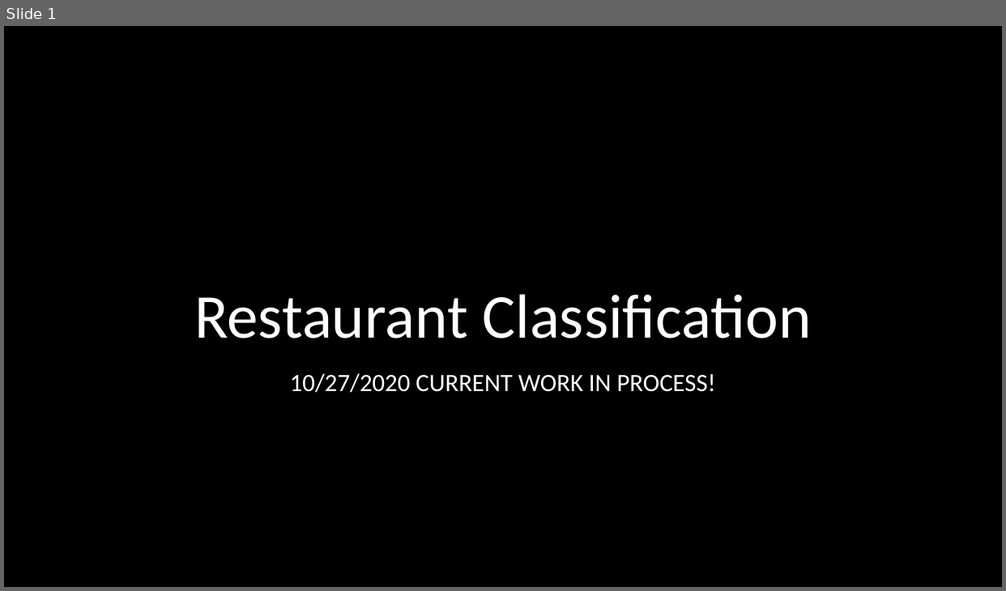
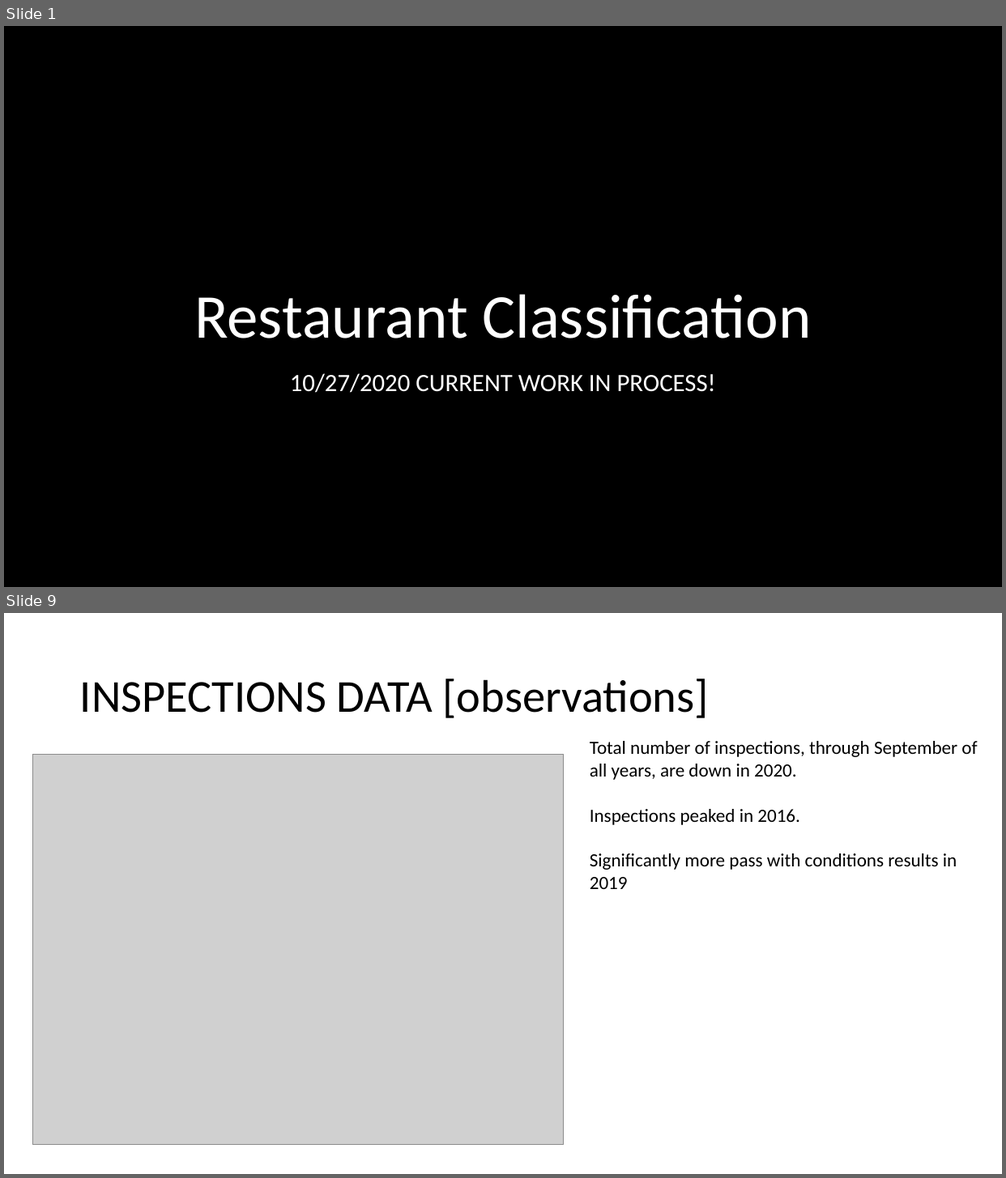
Before and after one commit to sstarkjr/NLP-food-safety-classification, a slide deck: Presentation.pptx. Shown one above the other, each under a label of ours: slide 1 before the commit, slides 1 and 9 after it; the slides between them are not shown. The pictures are 1006x591 and 1006x1178 pixels, drawn with LibreOffice and Linux fonts; fonts in the diff are those of the drawing; grey boxes stand for pictures; background and template pictures are left out. Boxes give left, top, right and bottom in pixels: in the first picture for what was removed or moved away, otherwise in the second. Text is boxed around its words. In the diff, an @@ line names an element or a change of style, - is before the commit and + after.

```diff
--- a/Presentation.pptx
+++ b/Presentation.pptx
@@ slide 9 added at bbox=[4, 613, 1002, 1174], background #FFFFFF @@
@@ title added at bbox=[80, 679, 709, 718], 44 pt, text #000000 @@
+INSPECTIONS DATA [observations]
@@ picture added at bbox=[32, 754, 564, 1144] @@
@@ text added at bbox=[590, 741, 977, 889], 18 pt, text #000000 @@
+Total number of inspections, through September of all years, are down in 2020.
+Inspections peaked in 2016.
+Significantly more pass with conditions results in 2019
```
Also in this commit, not shown: 5 slides changed, 3 other slides added, 2 slides removed, 3 other files.
